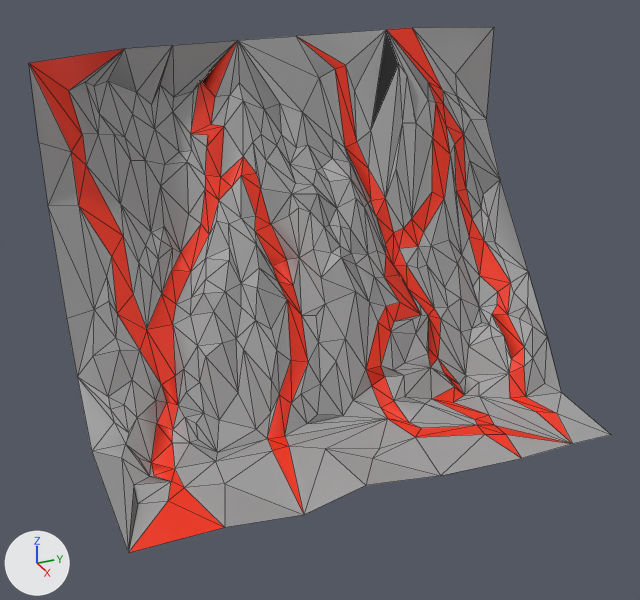
What one commit did to the FBX model Rogue-Robots/Assets/Models/ModularBlocks/Cliff1.fbx.
One viewpoint serves both versions: a 50 mm camera at (8.35, -3.43, 6.33) aimed at (1.14, -0.18, 2.72). Arrows for +X, +Y and +Z are at lower left; the lights stay in place. Mesh edges are drawn as thin lines.

Before the edit, the objects in view are built like this:
```python
me_scene_001 = bpy.data.meshes.new('Scene.001')
me_scene_001.from_pydata(...)  # 388 vertices, 748 faces; spans x -0.47..2.5, y -2.5..2.5, z 1.25..5.0
me_scene_001.materials.append(mat_pp_standard_material_1940)  # picture img_pp_color_palette_png
ob_cliff1 = bpy.data.objects.new('Cliff1', me_scene_001)
ob_cliff1.location = (0.0, 0.0, 0.0)
```
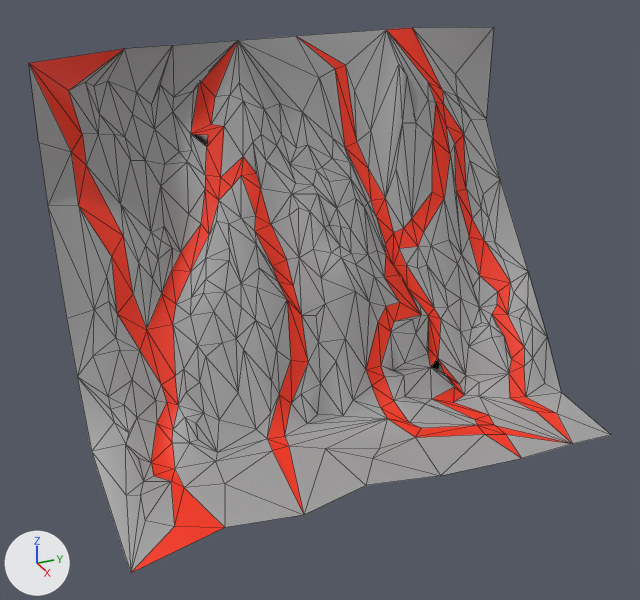
What differs and where, as boxes (x1, y1, x2, y2) in the pictures (640 x 600 px; the box of a moved part takes in the faces that stretch with it):
'Cliff1', reshaped: before (29, 27, 610, 553); after (29, 27, 610, 573)
part 1 of me_scene_001, moved or reshaped: before (92, 444, 225, 553); after (92, 444, 225, 573)

What changed in the scene script:
```text
Change me_scene_001:
    where me_scene_001.from_pydata(...)  # 388 vertices, 748 faces; spans x -0.47..2.5, y -2.5..2.5, z 1.25..5.0
    used by ob_cliff1; location = (0.0, 0.0, 0.0)
    me_scene_001 part 1
    me_scene_001.vertices[2].co: (1.36, -2.28, 1.61) -> (1.71, -2.33, 1.44)  # pixel (121, 458) -> pixel (126, 495)
    me_scene_001.vertices[4].co: (1.76, -2.25, 1.36) -> (2.02, -2.25, 1.36)  # pixel (137, 503) -> pixel (145, 520)
    me_scene_001.vertices[5].co: (1.57, -2.23, 1.44) -> (1.74, -2.21, 1.44)  # pixel (133, 484) -> pixel (140, 494)
    me_scene_001.vertices[17].co: (1.48, -2.07, 1.42) -> (1.53, -2.13, 1.42)  # pixel (149, 476) -> pixel (143, 481)
    me_scene_001.vertices[329].co: (1.84, -1.99, 1.37) -> (2.21, -2.04, 1.37)  # pixel (168, 500) -> pixel (174, 526)
    me_scene_001.vertices[381].co: (2.5, -2.5, 1.47) -> (2.5, -2.5, 1.26)  # pixel (128, 552) -> pixel (130, 572)
```
